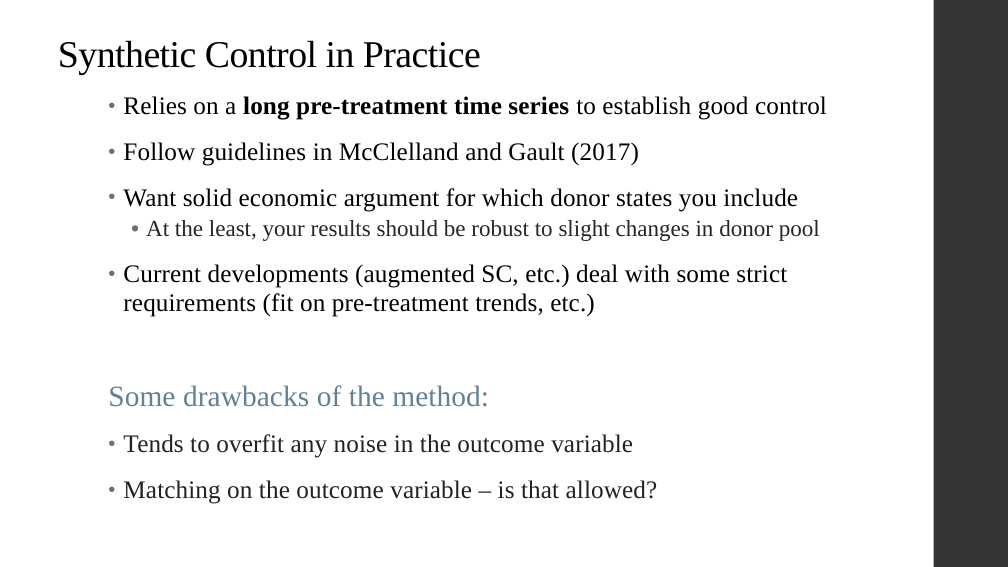
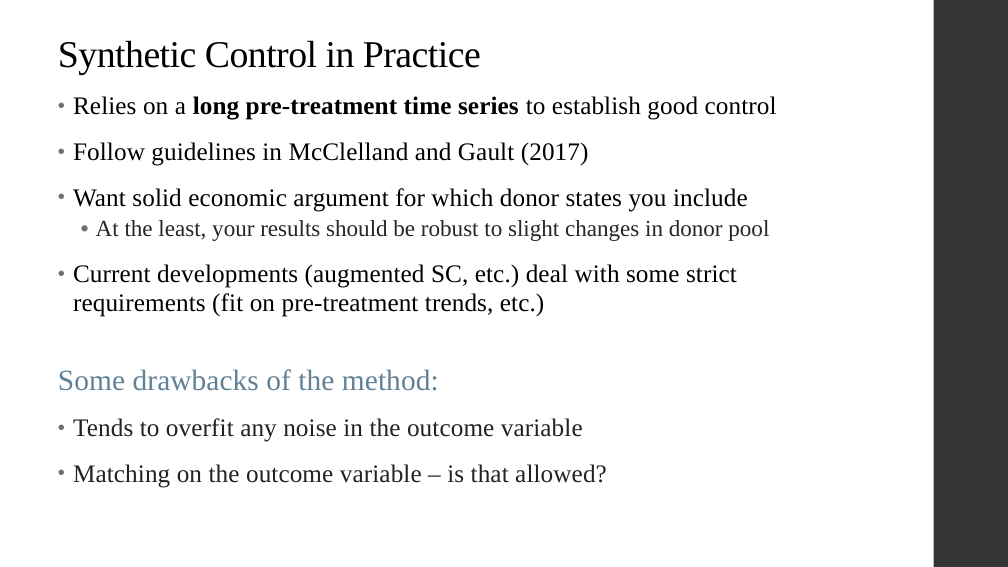
Before and after one commit to qiufei/fork-HAD5744, a slide deck: slide 23 of Lecture10_SyntheticControl_QuantileRegression/Lecture10_SyntheticControl_QuantileRegression.pptx (slide 22 before the commit). Drawn at 1008x567 pixels with LibreOffice and Linux fonts; fonts in the diff are those of the drawing. Boxes give left, top, right and bottom in pixels: in the first picture for what was removed or moved away, otherwise in the second. Text is boxed around its words. In the diff, an @@ line names an element or a change of style, - is before the commit and + after.

```diff
--- a/Lecture10_SyntheticControl_QuantileRegression/Lecture10_SyntheticControl_QuantileRegression.pptx
+++ b/Lecture10_SyntheticControl_QuantileRegression/Lecture10_SyntheticControl_QuantileRegression.pptx
@@ text "Relies on a long pre-treatment ..." rewrapped from [108,96,827,504] to [58,96,777,488] @@
```
Also in this commit, not shown: 6 other slides changed, 7 slides added.
